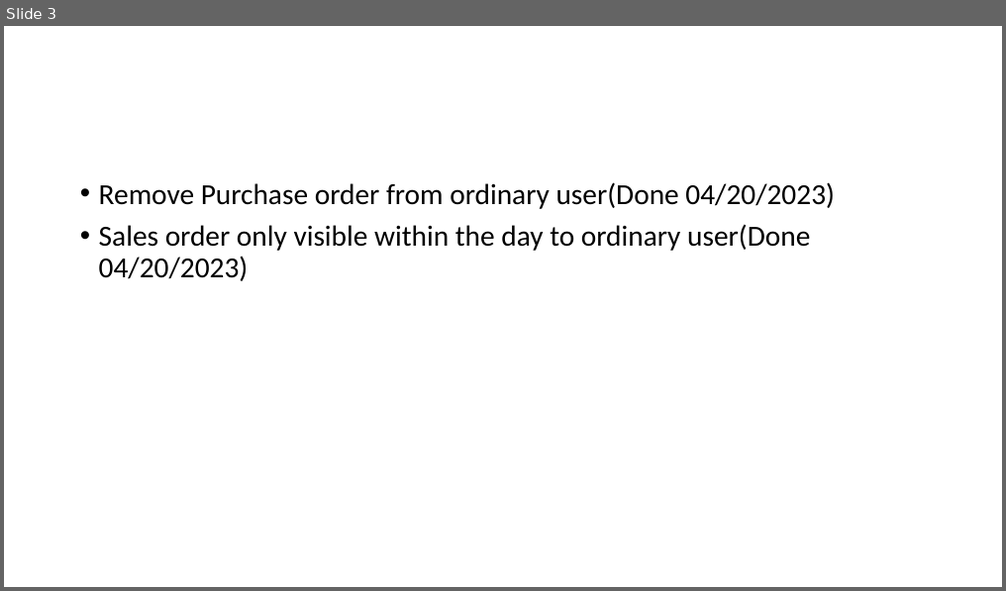
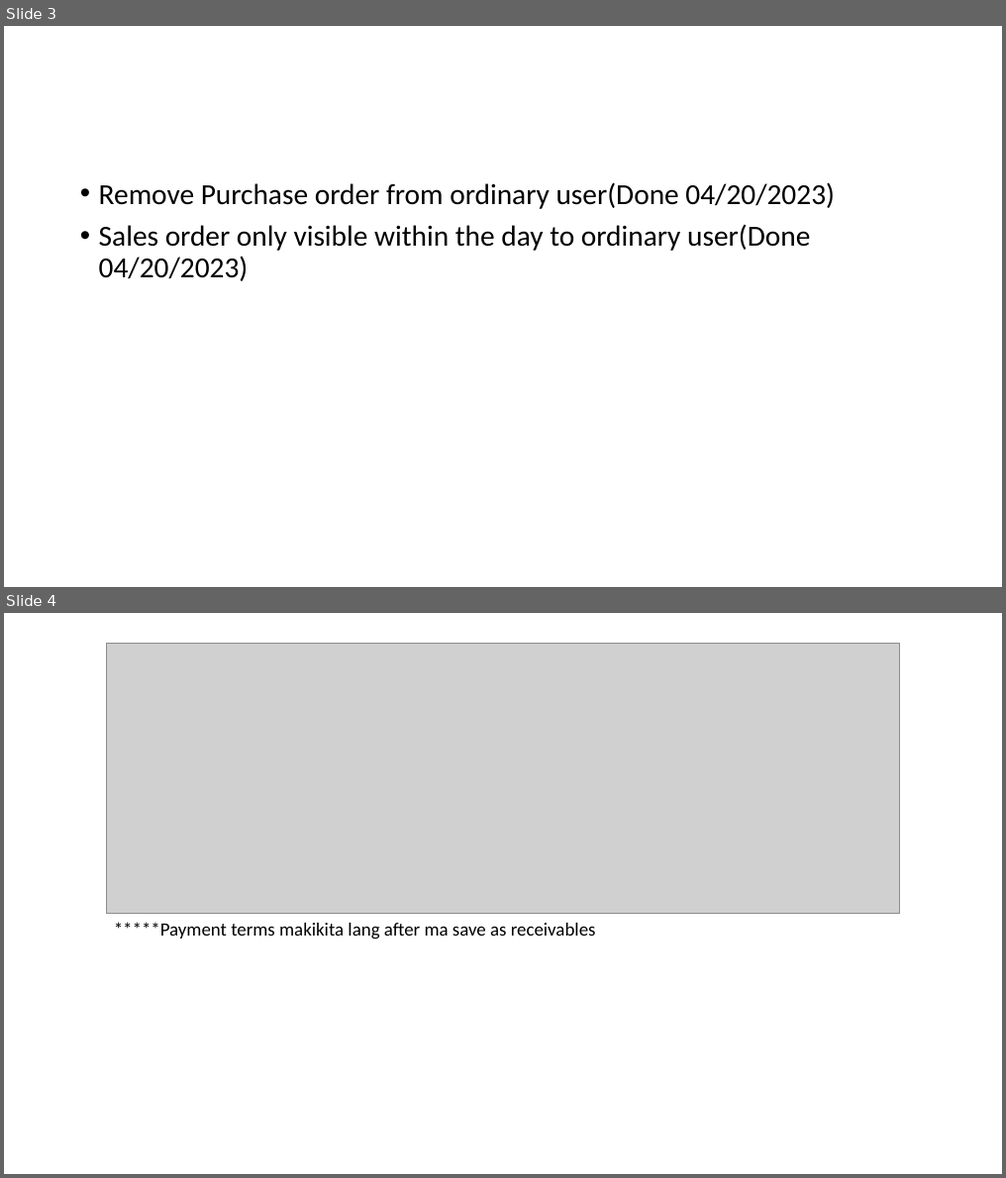
Before and after one commit to baluyotdaniloangelo/Teves_Billing_System, a slide deck: Documents/teves new input.pptx. Shown one above the other, each under a label of ours: slide 3 before the commit, slides 3 and 4 after it. The pictures are 1006x591 and 1006x1178 pixels, drawn with LibreOffice and Linux fonts; fonts in the diff are those of the drawing; grey boxes stand for pictures. Boxes give left, top, right and bottom in pixels: in the first picture for what was removed or moved away, otherwise in the second. Text is boxed around its words. In the diff, an @@ line names an element or a change of style, - is before the commit and + after.

```diff
--- a/Documents/teves new input.pptx
+++ b/Documents/teves new input.pptx
@@ slide 4 added at <box>4,613,1002,1174</box>, background #FFFFFF @@
@@ picture added at <box>107,643,900,914</box> @@
@@ text added at <box>114,922,596,940</box>, 18 pt, text #000000 @@
+*****Payment terms makikita lang after ma save as receivables
```
Also in this commit, not shown: 3 other slides added, 18 other files.
